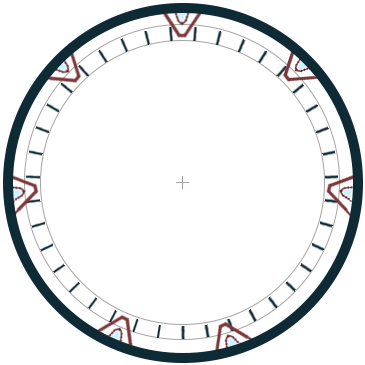
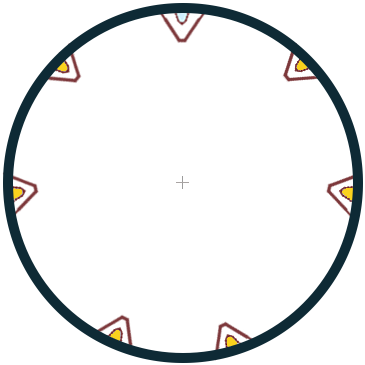
Two versions of the same layered image (365x365). Layer-by-layer changes:
showed "chevron 7 open" over [159,13,206,43]
hid "chevron 7 basic" over [159,13,206,39]
added layer "chevron 6 lit" above "chevron 6" over [55,43,75,76]
added layer "chevron 5 lit" above "chevron 5" over [2,171,27,213]
added layer "chevron 4 lit" above "chevron 4" over [107,322,135,342]
added layer "chevron 3 lit" above "chevron 3" over [117,321,257,361]
added layer "chevron 2 lit" above "chevron 2" over [334,171,353,206]
added layer "chevron 1 lit" above "chevron 1" over [292,43,310,75]
hid "lines" over [26,27,338,339]
hid "inner circles" over [24,24,340,340]
